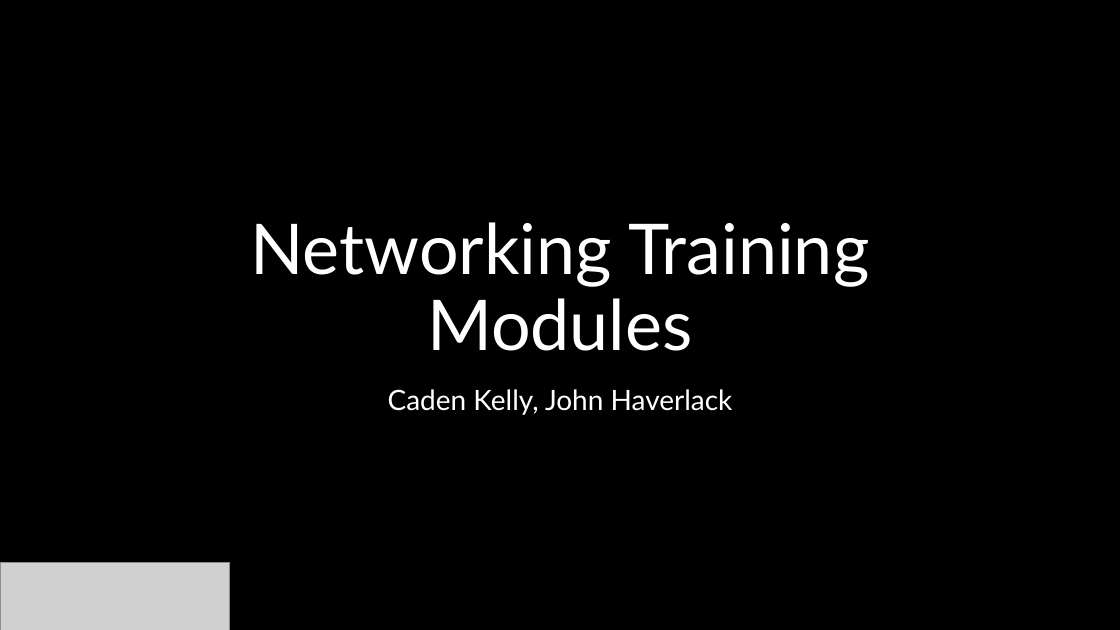
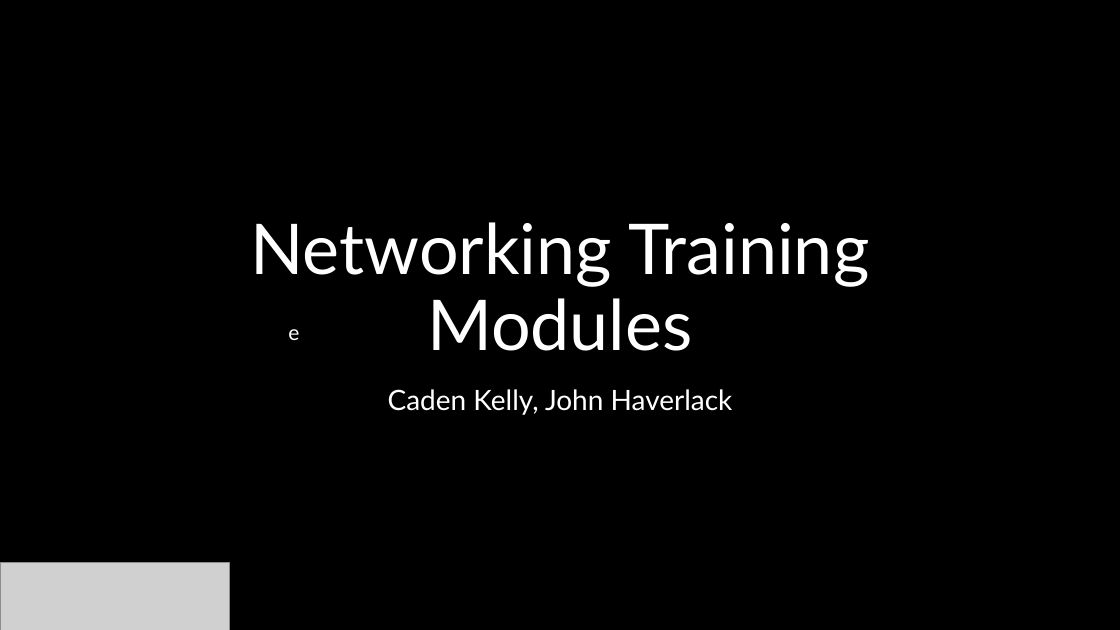
Before and after one commit to cadenkelly-lang/CyberSec-Networking-2026-REU, a slide deck: slide 1 of Module Content, End of Summer Presentation Content/Training Module Slides.pptx. Drawn at 1120x630 pixels with LibreOffice and Linux fonts; fonts in the diff are those of the drawing; grey boxes stand for pictures; background and template pictures are left out. Boxes give left, top, right and bottom in pixels: in the first picture for what was removed or moved away, otherwise in the second. Text is boxed around its words. In the diff, an @@ line names an element or a change of style, - is before the commit and + after.

```diff
--- a/Module Content, End of Summer Presentation Content/Training Module Slides.pptx
+++ b/Module Content, End of Summer Presentation Content/Training Module Slides.pptx
@@ text added at <box>288,329,299,340</box>, 18 pt, text #FFFFFF @@
+e
```
Also in this commit, not shown: 10 other slides changed, 1 slide added, 6 other files.
